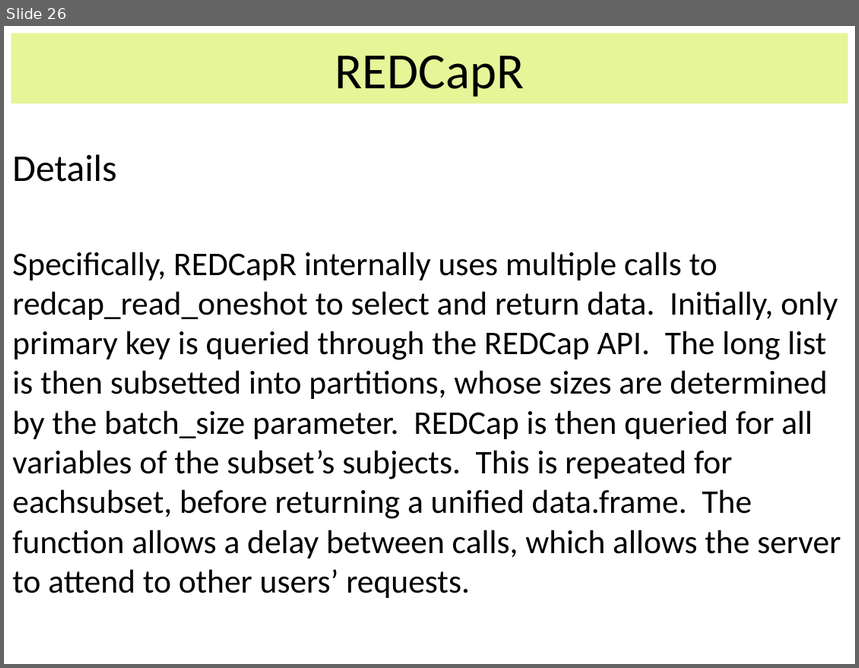
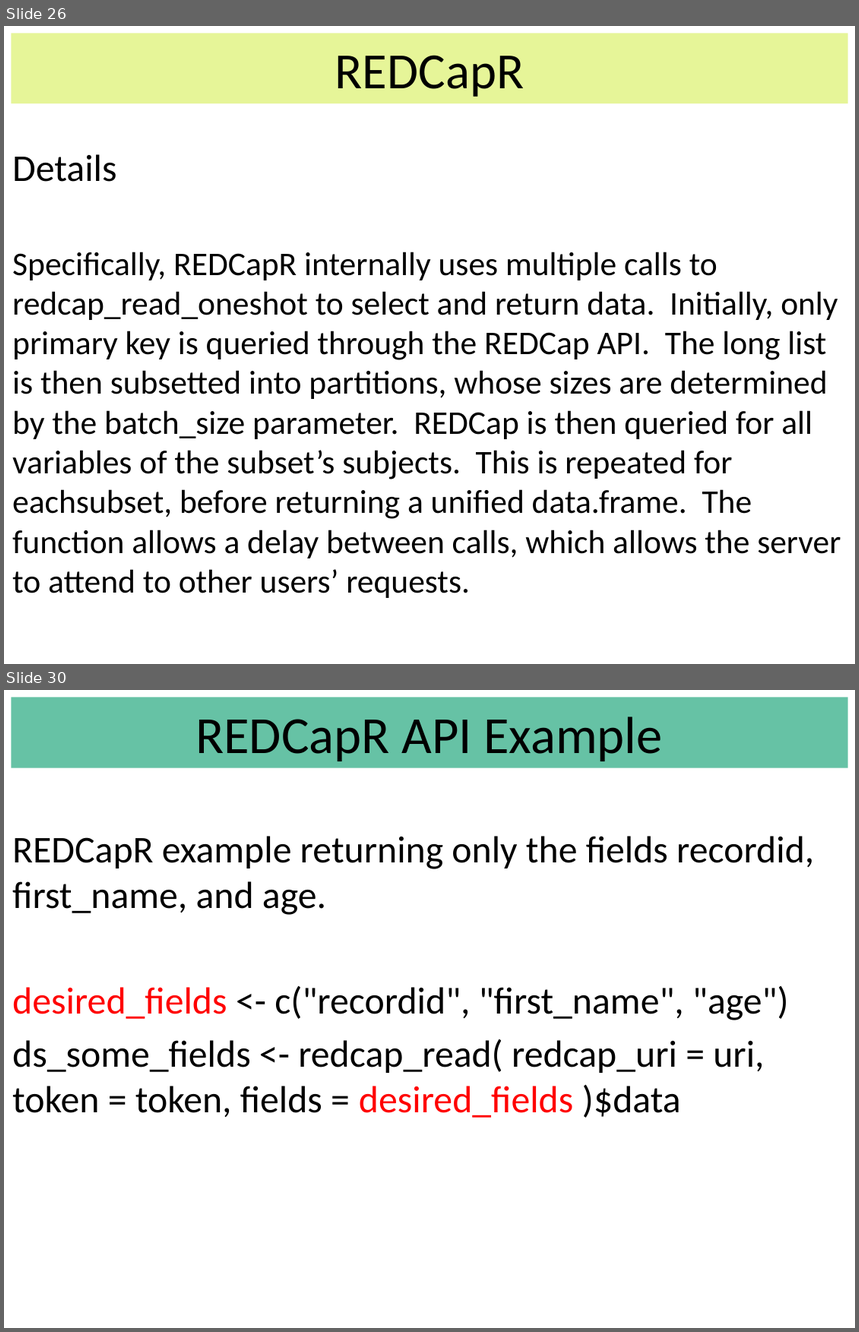
Before and after one commit to OuhscBbmc/RedcapExamplesAndPatterns, a slide deck: Publications/Presentation2014-04-07-MIECHV Paper Discussion/REDCapR.pptx. Shown one above the other, each under a label of ours: slide 26 before the commit, slides 26 and 30 after it; the slides between them are not shown. The pictures are 859x668 and 859x1332 pixels, drawn with LibreOffice and Linux fonts; fonts in the diff are those of the drawing. Boxes give left, top, right and bottom in pixels: in the first picture for what was removed or moved away, otherwise in the second. Text is boxed around its words. In the diff, an @@ line names an element or a change of style, - is before the commit and + after.

```diff
--- a/Publications/Presentation2014-04-07-MIECHV Paper Discussion/REDCapR.pptx
+++ b/Publications/Presentation2014-04-07-MIECHV Paper Discussion/REDCapR.pptx
@@ slide 30 added at [4, 690, 855, 1328], background #FFFFFF @@
@@ title added at [11, 697, 848, 768], fill #66C2A5, 44.1 pt, text #000000 @@
+REDCapR API Example
@@ text added at [12, 836, 814, 1118], 32 pt, text #000000 @@
+REDCapR example returning only the fields recordid, first_name, and age.
+desired_fields <- c("recordid", "first_name", "age")
+ds_some_fields <- redcap_read( redcap_uri = uri, token = token, fields = desired_fields )$data
```
Also in this commit, not shown: 16 slides changed, 2 other slides added.
